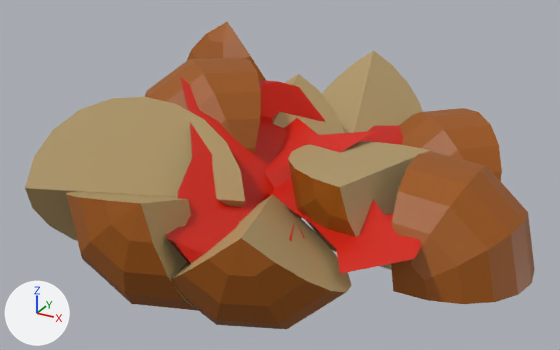
A saved change to the FBX model FoodFight/Assets/Materials/Food/patatas.fbx.
Camera for both pictures: a 50 mm lens placed at (0.145, -0.269, 0.157), pointed at (-0.001, -0.005, 0.025). Lighting does not change. The marker at lower left points along +X, +Y and +Z. Where no turn or scale is listed for an object, it has been applied to the vertices. Vertices at the same position are counted once.

Before the edit, the objects in view are built like this:
```python
ob_wedge = bpy.data.objects.new('wedge', me_mesh_010)
ob_wedge.location = (-0.0132, 0.0136, 0.0209)
ob_wedge1 = bpy.data.objects.new('wedge1', me_mesh_009)
ob_wedge1.location = (-0.014, -0.077, 0.0241)
ob_wedge16 = bpy.data.objects.new('wedge16', me_mesh)
ob_wedge16.location = (-0.0435, -0.0031, 0.0449)
ob_wedge2 = bpy.data.objects.new('wedge2', me_mesh_008)
ob_wedge2.location = (-0.0381, -0.0518, 0.0326)
ob_wedge4 = bpy.data.objects.new('wedge4', me_mesh_006)
ob_wedge4.location = (-0.0562, 0.0557, 0.0293)
ob_wedge6 = bpy.data.objects.new('wedge6', me_mesh_004)
ob_wedge6.location = (0.0435, 0.0596, 0.0156)
ob_wedge7 = bpy.data.objects.new('wedge7', me_mesh_003)
ob_wedge7.location = (0.0783, 0.0005, 0.0184)
ob_wedge8 = bpy.data.objects.new('wedge8', me_mesh_002)
ob_wedge8.location = (0.0258, -0.0689, 0.0201)
ob_wedge9 = bpy.data.objects.new('wedge9', me_mesh_001)
ob_wedge9.location = (0.0363, -0.0049, 0.0226)
# also in view: 'nurbsToPoly1' at (0.005, -0.016, 0.04); 'nurbsToPoly2' at (-0.008, -0.016, 0.03); 'wedge5' at (0.003, 0.07, 0.027)
```
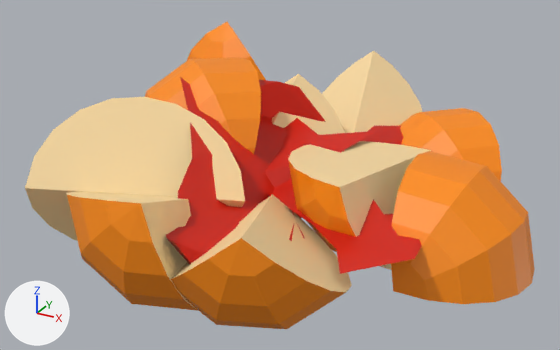
Changed parts and their boxes [x1, y1, x2, y2] in the pictures (560 x 350 px):
'wedge16', recoloured (brown to orange): [145, 58, 261, 154] in both
'wedge6', recoloured (brown to orange): [399, 108, 502, 182] in both
part 1 of me_mesh_001, recoloured (brown to orange): [288, 160, 388, 269] in both
part 2 of me_mesh_001, recoloured (brown to beige): [288, 141, 431, 270] in both
part 3 of me_mesh_002, recoloured (brown to orange): [171, 238, 346, 329] in both
part 4 of me_mesh_002, recoloured: [172, 195, 352, 292] in both
part 5 of me_mesh_006, recoloured (brown to orange): [187, 22, 266, 80] in both
part 6 of me_mesh_010, recoloured (brown to beige): [272, 74, 345, 135] in both
part 7 of me_mesh_003, recoloured (brown to orange): [391, 151, 535, 304] in both
part 8 of me_mesh_008, recoloured (brown to beige): [25, 97, 245, 241] in both
part 9 of me_mesh_005, recoloured (brown to beige): [322, 51, 423, 133] in both
part 10 of me_mesh_009, recoloured (brown to orange): [67, 195, 198, 311] in both
part 11 of me_mesh_009, recoloured: [67, 192, 197, 310] in both

The change, as a list of edits to the scene's bpy script:
```text
Change me_mesh_004:
    where me_mesh_004.from_pydata(...)  # 43 vertices, 34 faces; spans x -0.0317..0.0374, y -0.0317..0.0375, z -0.0154..0.0227
    remove me_mesh_004.materials.append(mat_potatoskin)  # brown #9c5400
    add me_mesh_004.materials.append(mat_potatoskin2)  # orange #ff8d00
Change me_mesh_008:
    where me_mesh_008.from_pydata(...)  # 43 vertices, 34 faces; spans x -0.0278..0.0432, y -0.0388..0.0251, z -0.0324..0.0315
    remove me_mesh_008.materials.append(mat_potatoskin)  # brown #9c5400
    me_mesh_008 part 8: all 2 faces that had it switch from mat_potatoinner (brown #b79d6b) to mat_potatoinner2 (beige #ffe0a6)
    add me_mesh_008.materials.append(mat_potatoskin2)  # orange #ff8d00
Change me_mesh_001:
    where me_mesh_001.from_pydata(...)  # 43 vertices, 34 faces; spans x -0.0285..0.0237, y -0.0383..0.0406, z -0.0224..0.0213
    me_mesh_001 part 1: all 32 faces that had it switch from mat_potatoskin (brown #9c5400) to mat_potatoskin2 (orange #ff8d00)
    me_mesh_001 part 2: all 2 faces that had it switch from mat_potatoinner (brown #b79d6b) to mat_potatoinner2 (beige #ffe0a6)
Change me_mesh:
    where me_mesh.from_pydata(...)  # 43 vertices, 34 faces; spans x -0.033..0.0383, y -0.0322..0.0362, z -0.0163..0.0227
    remove me_mesh.materials.append(mat_potatoskin)  # brown #9c5400
    add me_mesh.materials.append(mat_potatoskin2)  # orange #ff8d00
Change me_mesh_009:
    where me_mesh_009.from_pydata(...)  # 43 vertices, 34 faces; spans x -0.031..0.0285, y -0.0302..0.0442, z -0.024..0.0301
    me_mesh_009 part 10: all 32 faces that had it switch from mat_potatoskin (brown #9c5400) to mat_potatoskin2 (orange #ff8d00)
    me_mesh_009 part 11: all 2 faces that had it switch from mat_potatoinner (brown #b79d6b) to mat_potatoinner2 (beige #ffe0a6)
Change me_mesh_006:
    where me_mesh_006.from_pydata(...)  # 43 vertices, 34 faces; spans x -0.0323..0.0318, y -0.0238..0.0377, z -0.0291..0.0437
    remove me_mesh_006.materials.append(mat_potatoinner)  # brown #b79d6b
    me_mesh_006 part 5: all 32 faces that had it switch from mat_potatoskin (brown #9c5400) to mat_potatoskin2 (orange #ff8d00)
    add me_mesh_006.materials.append(mat_potatoinner2)  # beige #ffe0a6
Change me_mesh_003:
    where me_mesh_003.from_pydata(...)  # 43 vertices, 34 faces; spans x -0.022..0.0277, y -0.0405..0.0393, z -0.0182..0.0241
    remove me_mesh_003.materials.append(mat_potatoinner)  # brown #b79d6b
    me_mesh_003 part 7: all 32 faces that had it switch from mat_potatoskin (brown #9c5400) to mat_potatoskin2 (orange #ff8d00)
    add me_mesh_003.materials.append(mat_potatoinner2)  # beige #ffe0a6
Change me_mesh_005:
    where me_mesh_005.from_pydata(...)  # 43 vertices, 34 faces; spans x -0.033..0.0324, y -0.0427..0.0326, z -0.0205..0.0324
    remove me_mesh_005.materials.append(mat_potatoskin)  # brown #9c5400
    me_mesh_005 part 9: all 2 faces that had it switch from mat_potatoinner (brown #b79d6b) to mat_potatoinner2 (beige #ffe0a6)
    add me_mesh_005.materials.append(mat_potatoskin2)  # orange #ff8d00
Change me_mesh_010:
    where me_mesh_010.from_pydata(...)  # 43 vertices, 34 faces; spans x -0.0323..0.0319, y -0.0439..0.032, z -0.0207..0.0337
    remove me_mesh_010.materials.append(mat_potatoskin)  # brown #9c5400
    me_mesh_010 part 6: all 2 faces that had it switch from mat_potatoinner (brown #b79d6b) to mat_potatoinner2 (beige #ffe0a6)
    add me_mesh_010.materials.append(mat_potatoskin2)  # orange #ff8d00
Change me_mesh_002:
    where me_mesh_002.from_pydata(...)  # 43 vertices, 34 faces; spans x -0.0328..0.0333, y -0.0347..0.0406, z -0.0199..0.0292
    me_mesh_002 part 3: all 32 faces that had it switch from mat_potatoskin (brown #9c5400) to mat_potatoskin2 (orange #ff8d00)
    me_mesh_002 part 4: all 2 faces that had it switch from mat_potatoinner (brown #b79d6b) to mat_potatoinner2 (beige #ffe0a6)
```
